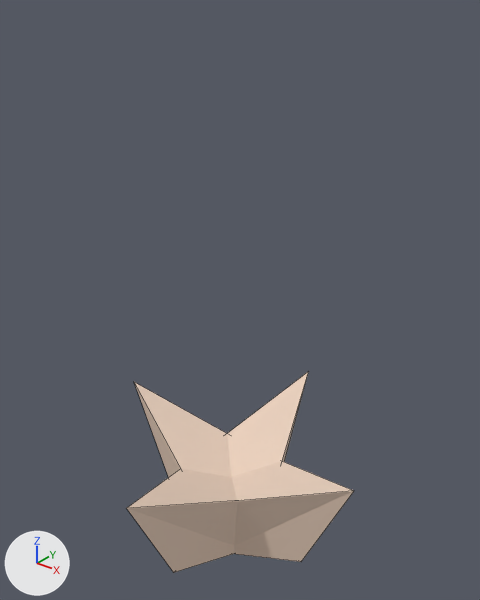
An edit to the Blender file Blend/powerup.blend, drawn before and after from the same camera.
The view is the same before and after, from a 50 mm camera at (3.02, -3.65, 5.41) aimed at (-0.01, 0.14, 3.06). Lighting does not change. The marker at lower left points along +X, +Y and +Z. Mesh edges are drawn as thin lines.
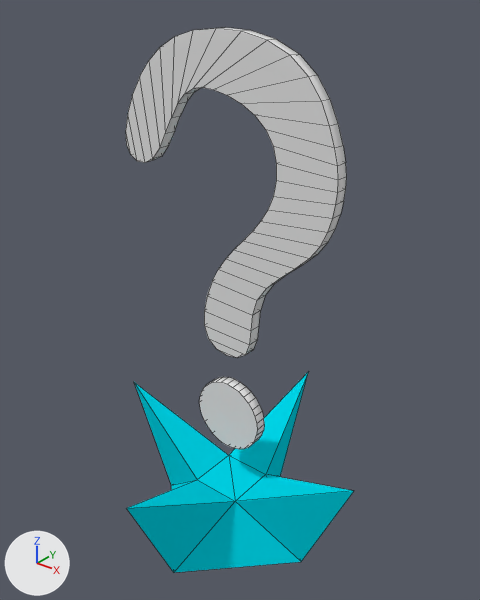
What changed in the scene script:
```text
Change mat_material:
    mat_material.base_color: (0.8, 0.623, 0.506) -> (0.0, 0.662, 0.8)  # beige #e7cfbd -> cyan #00d5e7
Add mat_material_001:
    mat_material_001 = principled_material('Material.001')
    mat_material_001.base_color = (0.8, 0.8, 0.8)  # white #e7e7e7
Change me_cube:
    used by ob_cube; location = (0.0, 0.0, 1.6); rotation_euler = (0.0, 0.0, -0.785), in degrees (0, 0, -45); scale = (-1.4, -1.4, -1.4)
    remove me_cube.from_pydata(...)  # 8 vertices, 6 faces; spans x -0.618..0.621, y -0.617..0.62, z -0.188..0.748
    add me_cube.from_pydata(...)  # 12 vertices, 19 faces; spans x -0.621..0.621, y -0.617..0.62, z -0.188..0.563
    me_cube part 1
    4 vertices are removed from x -0.224..0.222, y -0.225..0.222, z 0.189..0.748
    6 faces are deleted
    8 vertices are added at x -0.621..0.618, y -0.617..0.62, z -0.188..0.563
    19 new faces join them
Add me_plane:
    me_plane.from_pydata(...)  # 200 vertices, 170 faces; spans x -4.09..3.73, y 0.47..14.02, z -0.2..0.2
    me_plane.materials.append(mat_material_001)  # white #e7e7e7
Change ob_cube:
    remove _m = ob_cube.modifiers.new('Mirror', 'MIRROR')
Add ob_plane:
    ob_plane = bpy.data.objects.new('Plane', me_plane)
    ob_plane.location = (0.0, 0.0, 1.6)
    ob_plane.rotation_euler = (1.571, 0.0, 0.0)  # degrees (90, 0, 0)
    ob_plane.scale = (0.25, 0.25, 0.25)
```

Pixel boxes [x1, y1, x2, y2] of what changed, in the pictures (480 x 600 px):
'Plane', added: after [126, 27, 347, 449]
'Cube', recoloured, reshaped, modifiers changed (beige to cyan): before [127, 372, 354, 572]; after [127, 372, 354, 573]
